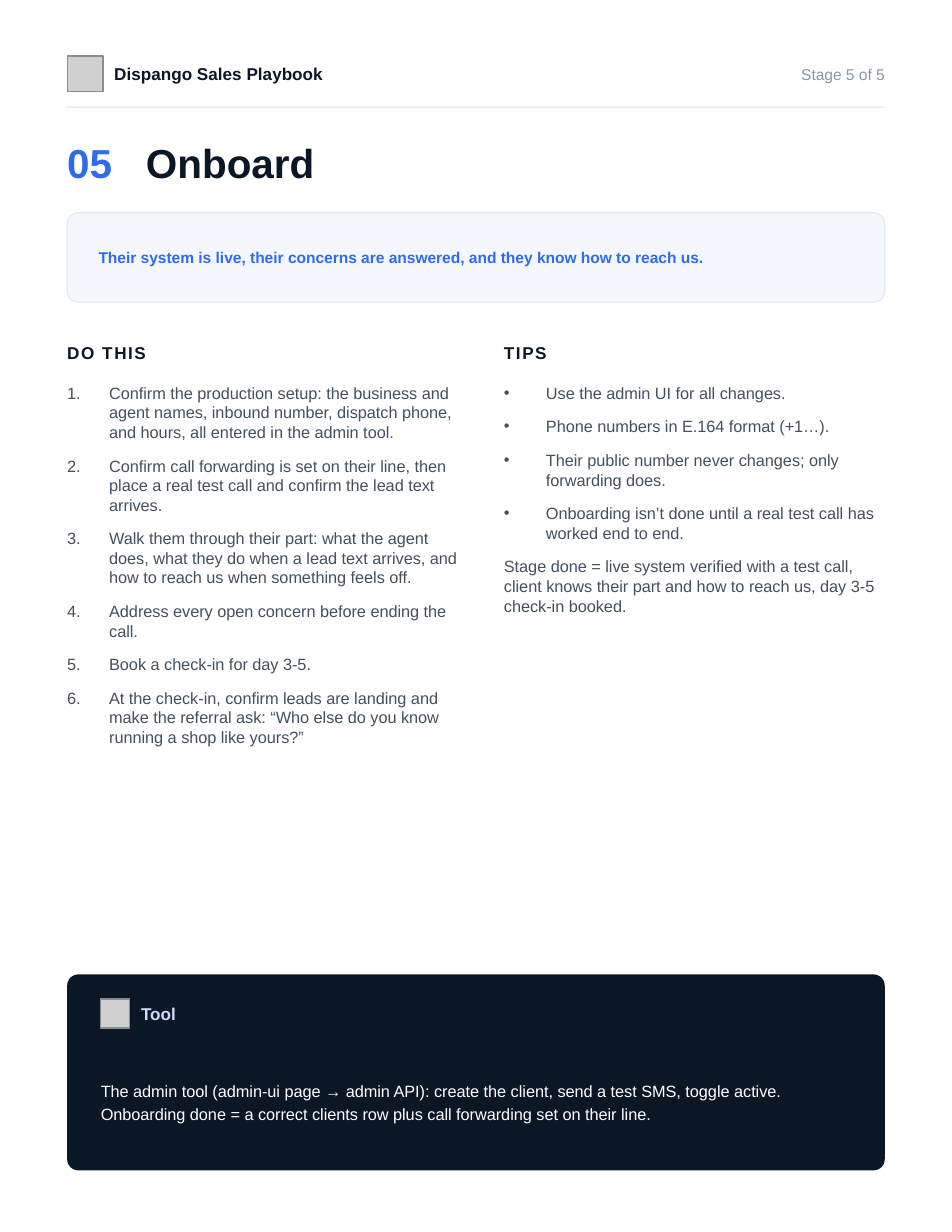
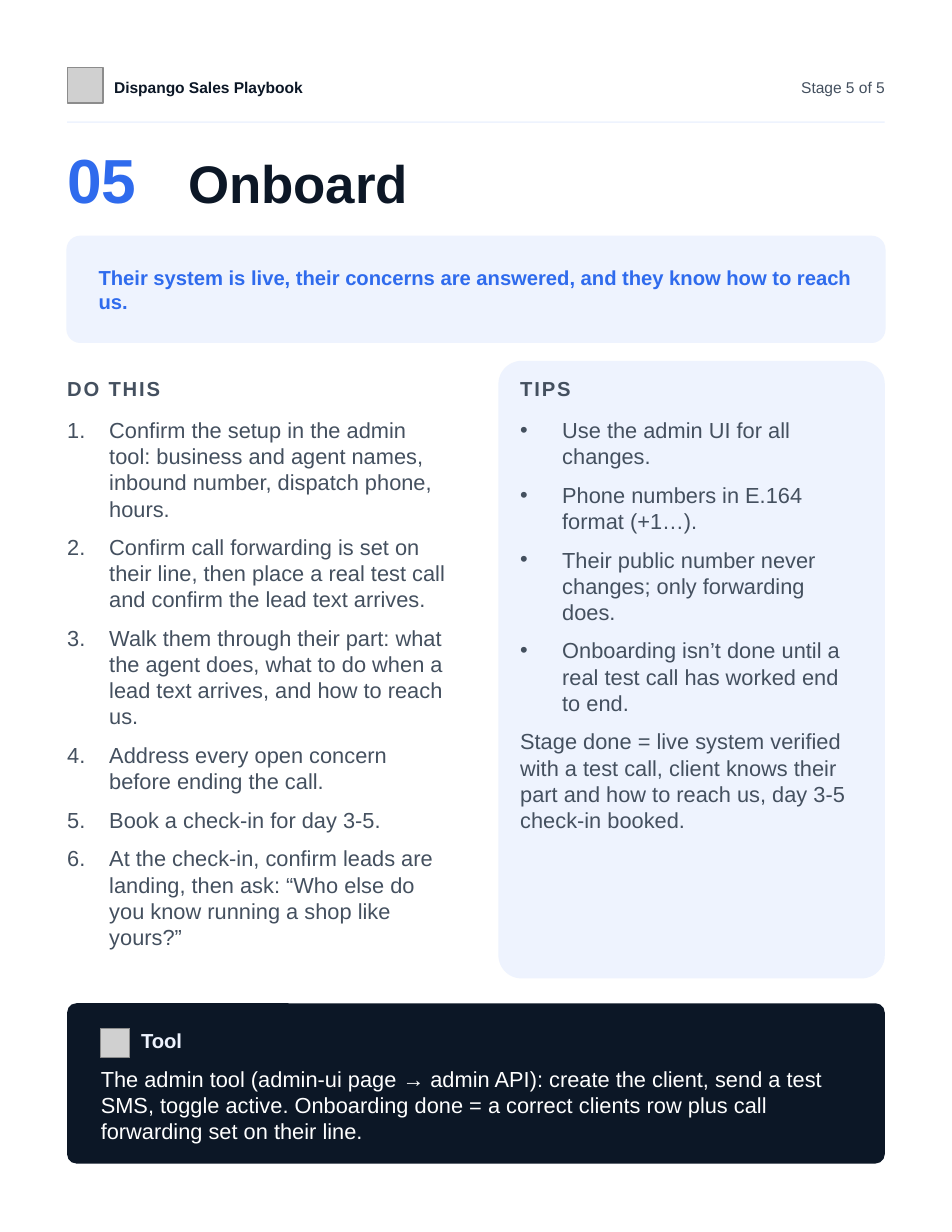
Before and after one commit to miguelangelsegura/mj-locksmith-webhook, a slide deck: slide 8 of sales/Dispango-sales-playbook.pptx. Drawn at 952x1232 pixels with LibreOffice and Linux fonts; fonts in the diff are those of the drawing; grey boxes stand for pictures. Boxes give left, top, right and bottom in pixels: in the first picture for what was removed or moved away, otherwise in the second. Text is boxed around its words. In the diff, an @@ line names an element or a change of style, - is before the commit and + after.

```diff
--- a/sales/Dispango-sales-playbook.pptx
+++ b/sales/Dispango-sales-playbook.pptx
@@ picture: place and size @@
-picture at bbox=[67, 56, 103, 92]
+picture at bbox=[67, 67, 103, 103]
@@ text "Dispango Sales Playbook" at bbox=[114, 81, 303, 96]: size 11 to 10 pt @@
@@ text "Stage 5 of 5" at bbox=[801, 82, 885, 96]: text colour #8A97A8 to #44505F @@
@@ 2 texts, 1 rectangle: place and size @@
-2 texts, 1 rectangle at bbox=[67, 67, 885, 108]
+2 texts, 1 rectangle at bbox=[67, 81, 885, 122]
@@ text "05 Onboard": place and size @@
-text "05 Onboard" at bbox=[67, 148, 314, 179]
+text "05 Onboard" at bbox=[67, 159, 408, 204]
@@ text "05 Onboard" at bbox=[67, 159, 408, 204]: size 26 to 40 pt in "05"; size 26 to 34 pt in "Onboard" @@
@@ rectangle at bbox=[67, 121, 885, 122]: fill #E7EDF6 to #EEF3FE @@
@@ rounded rectangle: place and size @@
-rounded rectangle at bbox=[67, 213, 885, 302]
+rounded rectangle at bbox=[67, 236, 885, 342]
@@ rounded rectangle at bbox=[67, 236, 885, 342]: fill #F4F8FD to #EEF3FE; outline #E7EDF6 1 pt to #EEF3FE 1 pt @@
@@ text "Their system is live, their ...": place and size @@
-text "Their system is live, their ..." at bbox=[99, 251, 703, 266]
+text "Their system is live, their ..." at bbox=[99, 270, 851, 309]
@@ text "Their system is live, their ..." at bbox=[99, 270, 851, 309]: size 10 to 13 pt @@
@@ text "DO THIS": place and size @@
-text "DO THIS" at bbox=[67, 347, 146, 359]
+text "DO THIS" at bbox=[67, 382, 161, 396]
@@ text "DO THIS" at bbox=[67, 382, 161, 396]: size 11 to 13 pt, text colour #0C1726 to #44505F, letter spacing 1 to 1.2 pt @@
@@ rounded rectangle added at bbox=[498, 361, 885, 978], fill #EEF3FE @@
@@ text "TIPS" at bbox=[520, 382, 570, 396]: size 11 to 13 pt, text colour #0C1726 to #44505F, letter spacing 1 to 1.2 pt @@
@@ text "TIPS": place and size @@
-text "TIPS" at bbox=[504, 347, 547, 359]
+text "TIPS" at bbox=[520, 382, 570, 396]
@@ text "Confirm the setup in the ...": place and size @@
-text "Confirm the setup in the ..." at bbox=[109, 387, 457, 747]
+text "Confirm the setup in the ..." at bbox=[109, 422, 445, 950]
@@ text "Use the admin UI for ...": place and size @@
-text "Use the admin UI for ..." at bbox=[504, 387, 875, 612]
+text "Use the admin UI for ..." at bbox=[520, 422, 844, 806]
@@ text "Use the admin UI for ..." at bbox=[520, 422, 844, 806]: size 10.5 to 14 pt; line spacing 1 to 16.8pt; less space between paragraphs @@
@@ text at bbox=[109, 422, 432, 517]: text changed; size 10.5 to 14 pt @@
-1. Confirm the production setup: the business and agent names, inbound number, dispatch phone, and hours, all entered in the admin tool.
+1. Confirm the setup in the admin tool: business and agent names, inbound number, dispatch phone, hours.
@@ text at bbox=[109, 539, 445, 833]: size 10.5 to 14 pt in "Confirm call forwarding is set on their ...", "Address every open concern before ending the ...", "Book a check-in for day 3-5."; line spacing 1 to 16.8pt; less space between paragraphs @@
@@ text at bbox=[109, 630, 443, 724]: text changed; size 10.5 to 14 pt @@
-3. Walk them through their part: what the agent does, what they do when a lead text arrives, and how to reach us when something feels off.
+3. Walk them through their part: what the agent does, what to do when a lead text arrives, and how to reach us.
@@ text at bbox=[109, 850, 432, 950]: text changed; size 10.5 to 14 pt @@
-6. At the check-in, confirm leads are landing and make the referral ask: “Who else do you know running a shop like yours?”
+6. At the check-in, confirm leads are landing, then ask: “Who else do you know running a shop like yours?”
@@ rounded rectangle: place and size @@
-rounded rectangle at bbox=[67, 974, 885, 1170]
+rounded rectangle at bbox=[67, 1004, 885, 1164]
@@ picture: place and size @@
-picture at bbox=[101, 999, 130, 1028]
+picture at bbox=[101, 1028, 130, 1057]
@@ text "Tool": place and size @@
-text "Tool" at bbox=[141, 1007, 176, 1020]
+text "Tool" at bbox=[141, 1033, 182, 1048]
@@ text "Tool" at bbox=[141, 1033, 182, 1048]: size 11 to 13 pt, text colour #CADCFC to #EEF3FE @@
@@ text "The admin tool (admin-ui page ...": place and size @@
-text "The admin tool (admin-ui page ..." at bbox=[101, 1085, 781, 1124]
+text "The admin tool (admin-ui page ..." at bbox=[101, 1071, 822, 1144]
@@ text "The admin tool (admin-ui page ..." at bbox=[101, 1071, 822, 1144]: size 10.5 to 14 pt; line spacing 1.2 to 16.8pt; more space between paragraphs @@
```
Also in this commit, not shown: 8 other slides changed, 1 other file.
